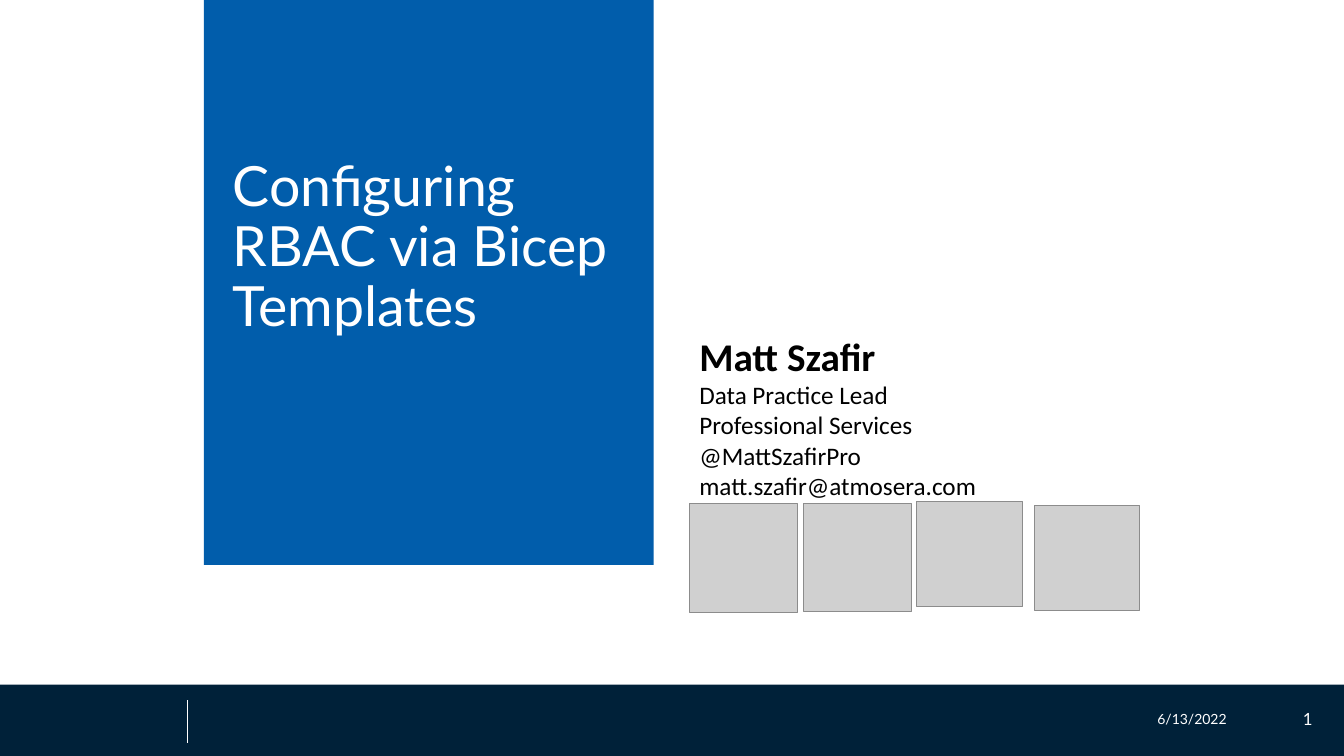
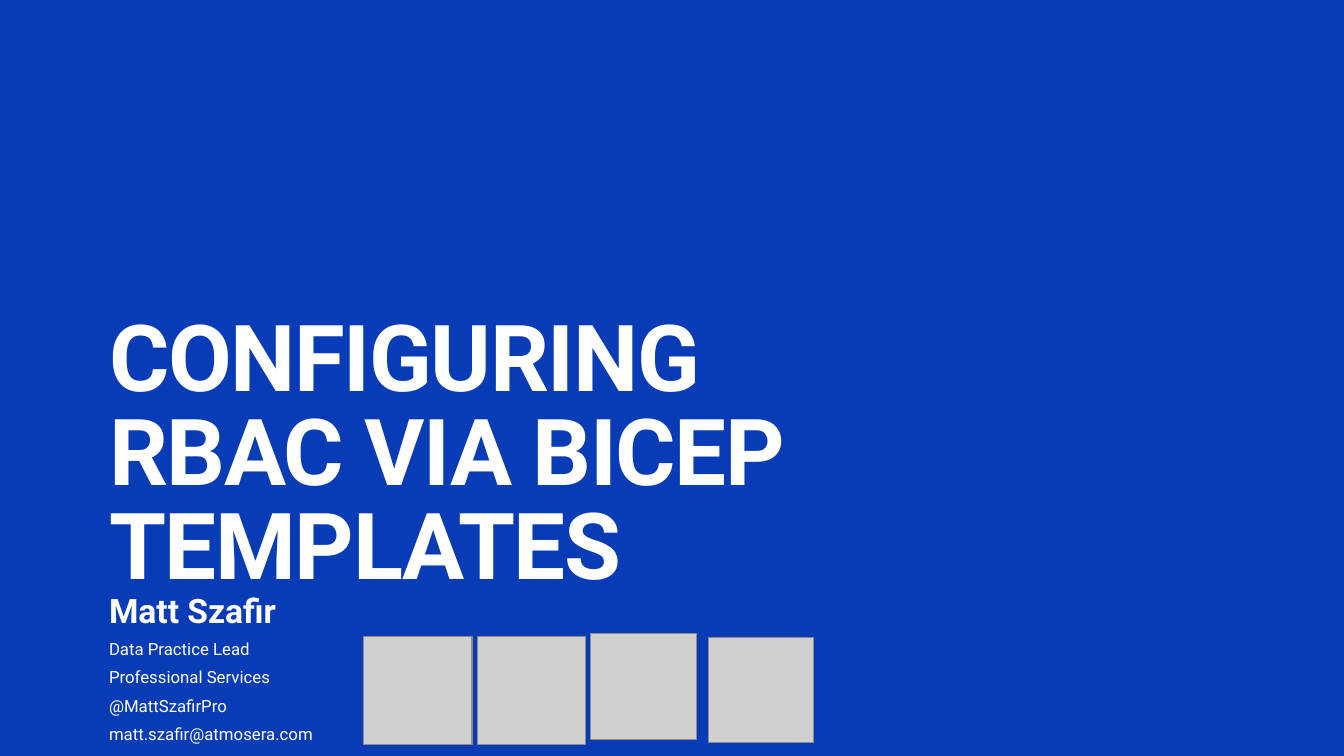
Before and after one commit to ZMon3y/bicepRBAC, a slide deck: slide 1 of bicepRBAC.pptx. Drawn at 1344x756 pixels with LibreOffice and Linux fonts; fonts in the diff are those of the drawing; grey boxes stand for pictures; background and template pictures are left out. Boxes give left, top, right and bottom in pixels: in the first picture for what was removed or moved away, otherwise in the second. Text is boxed around its words. In the diff, an @@ line names an element or a change of style, - is before the commit and + after.

```diff
--- a/bicepRBAC.pptx
+++ b/bicepRBAC.pptx
@@ background #FFFFFF to #083CB7 @@
@@ rectangle removed at bbox=[204, 0, 653, 566] @@
@@ title "CONFIGURING RBAC VIA BICEP TEMPLATES" at bbox=[109, 324, 785, 601]: vertical alignment middle to bottom @@
@@ title at bbox=[109, 324, 785, 601]: text changed; size 39.6 to 66 pt; font Lato to Roboto; bold on @@
-Configuring RBAC via Bicep Templates
+CONFIGURING RBAC VIA BICEP TEMPLATES
@@ subtitle "Matt Szafir": place and size @@
-subtitle "Matt Szafir" at bbox=[699, 343, 976, 498]
+subtitle "Matt Szafir" at bbox=[109, 597, 313, 744]
@@ subtitle "Matt Szafir" at bbox=[109, 597, 313, 744]: size 28 to 24 pt in "Matt Szafir"; font Calibri to Roboto, text colour #000000 to #FFFFFF; size 18 to 12 pt in "Data Practice Lead", "Professional Services", "@MattSzafirPro", "matt.szafir@atmosera.com"; more space between paragraphs @@
@@ picture: place and size @@
-picture at bbox=[690, 504, 799, 613]
+picture at bbox=[363, 636, 472, 745]
@@ picture: place and size @@
-picture at bbox=[804, 504, 911, 612]
+picture at bbox=[478, 636, 586, 744]
@@ picture: place and size @@
-picture at bbox=[918, 501, 1023, 607]
+picture at bbox=[591, 634, 697, 740]
@@ picture: place and size @@
-picture at bbox=[1035, 505, 1140, 610]
+picture at bbox=[709, 638, 814, 743]
@@ rectangle removed at bbox=[0, 685, 1344, 756] @@
@@ line removed from (188, 701) to (188, 743) @@
@@ text removed at bbox=[1157, 713, 1226, 725] @@
-6/13/2022
@@ page number removed at bbox=[1303, 713, 1313, 725] @@
-1
```
Also in this commit, not shown: 9 other slides changed, 1 slide added, 1 slide removed, 2 other files.
